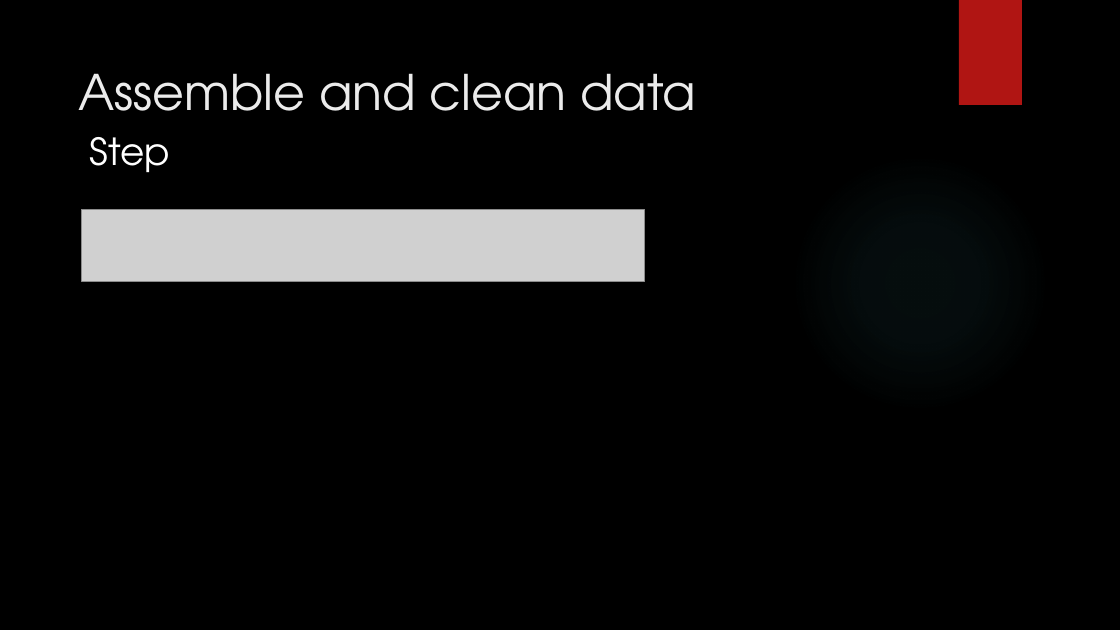
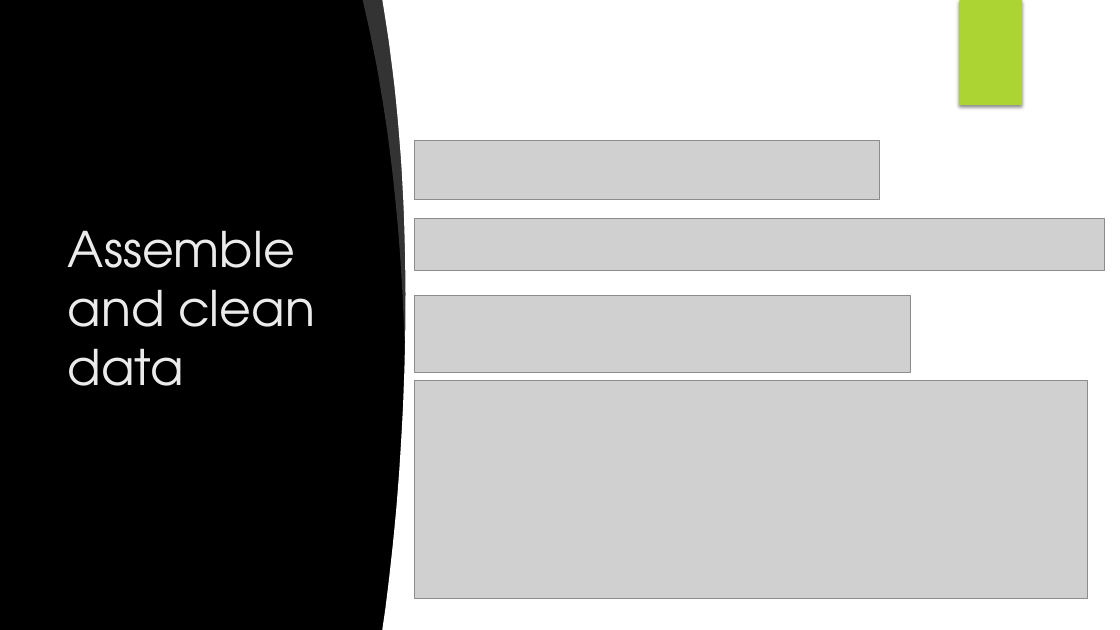
Before and after one commit to ludmilagd/SocialMediaUsageImpact, a slide deck: slide 9 of SocialMediaSuicideRate.pptx. Drawn at 1120x630 pixels with LibreOffice and Linux fonts; fonts in the diff are those of the drawing; grey boxes stand for pictures; background and template pictures are left out. Boxes give left, top, right and bottom in pixels: in the first picture for what was removed or moved away, otherwise in the second. Text is boxed around its words. In the diff, an @@ line names an element or a change of style, - is before the commit and + after.

```diff
--- a/SocialMediaSuicideRate.pptx
+++ b/SocialMediaSuicideRate.pptx
@@ freeform shape added at bbox=[363, 0, 414, 341], fill #FFFFFF at 20% opacity @@
@@ freeform shape added at bbox=[383, 0, 506, 630], fill #FFFFFF @@
@@ rectangle added at bbox=[426, 0, 1120, 630], fill #FFFFFF @@
@@ rectangle at bbox=[959, 0, 1022, 105]: fill #B01513 to #ACD433 @@
@@ rectangle added at bbox=[960, 0, 1023, 105], fill #ACD433 @@
@@ title "Assemble and clean data": place and size @@
-title "Assemble and clean data" at bbox=[78, 73, 696, 111]
+title "Assemble and clean data" at bbox=[68, 230, 315, 386]
@@ title "Assemble and clean data" at bbox=[68, 230, 315, 386]: vertical alignment top to middle @@
@@ text removed at bbox=[90, 137, 171, 173] @@
-Step
@@ picture: place and size @@
-picture at bbox=[82, 210, 645, 281]
+picture at bbox=[414, 140, 880, 200]
@@ ellipse removed at bbox=[791, 154, 1049, 413] @@
@@ picture added at bbox=[414, 218, 1105, 271] @@
@@ picture added at bbox=[414, 296, 911, 372] @@
@@ picture added at bbox=[414, 381, 1088, 598] @@
```
Also in this commit, not shown: 10 other slides changed, 3 slides added, 2 slides removed, 40 other files.
